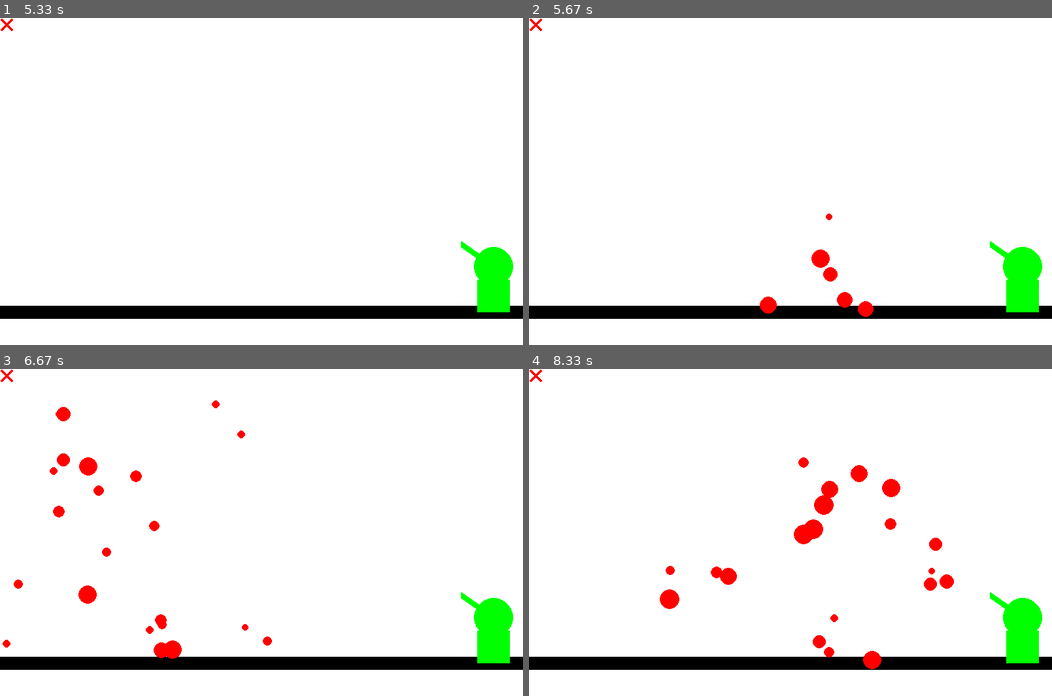
Above: before the commit, frames 1-4 (two rows, left to right).
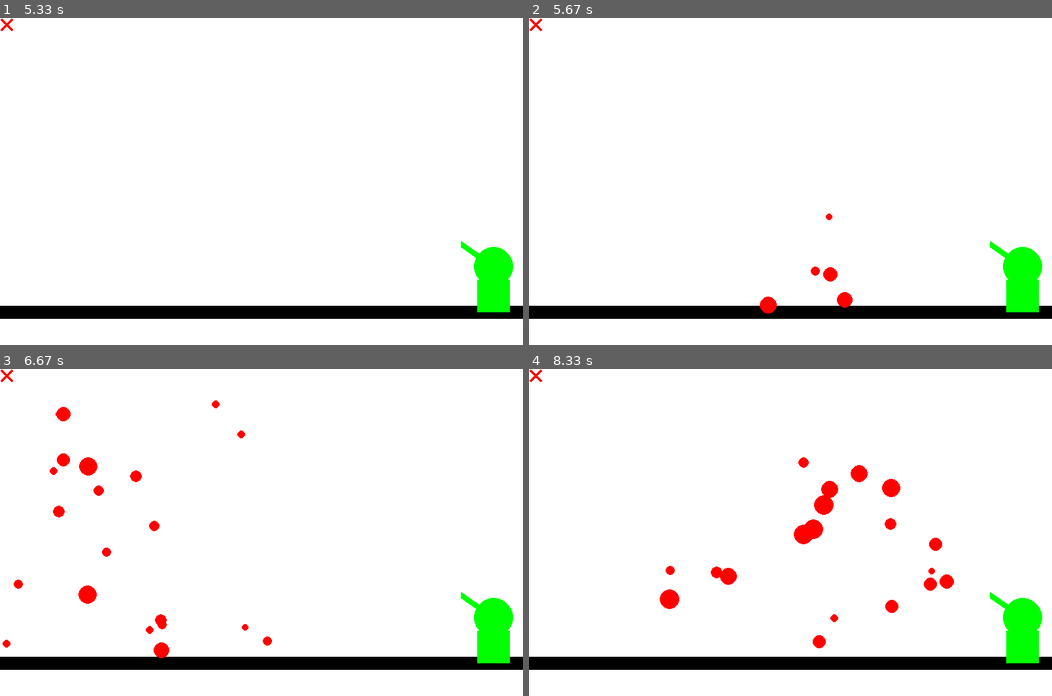
Above: after the commit, the same moments.

Repository: BapL49/projet-1---feu-d-artifices
Game: pygame game, started from main.py
The game is run twice, just before and just after one commit, with the same random seed, the same clock (stepped at 60 frames per second) and the same inputs.
Inputs (mouse positions are in pixels of both pictures, inside the frame that each line leads up to):
- Up to frame 1 (5.33 s): no input
- Up to frame 2 (5.67 s): press the mouse at (821, 273) at 5.37 s; move the mouse to (743, 184) at 5.47 s; release the mouse at (664, 96) at 5.6 s
- Up to frame 3 (6.67 s): click (162, 454) at 5.72 s; click (78, 646) at 6.05 s; click (88, 463) at 6.38 s
- Up to frame 4 (8.33 s): click (769, 421) at 6.72 s; click (863, 552) at 7.05 s; click (785, 588) at 7.38 s; click (905, 633) at 7.72 s; click (837, 503) at 8.05 s

Frame 1 is identical in both runs. In frame 2, 0.3% of the frame differs, in the area x 53-66%, y 70-92%; in frame 3, 0.1%; in frame 4, 0.3%.

Commit message:
ajout d'une variable limiteSol pour déterminer le haut du sol

Diff:
--- a/main.py
+++ b/main.py
@@ -47,6 +47,10 @@
     debut = time.time()
 
 
+    # position Y du sol
+    limiteSol = 440
+
+
     #Valeur du cercle de la tourelle
     circle_x = 755
     circle_y = 380
@@ -78,13 +82,14 @@
             if event.type == pygame.MOUSEBUTTONDOWN:
                 # si clique gauche de la souris
                 if event.button == 1:
-                    fireworkFunction(event.pos[1], event.pos[0])
+                    if pygame.mouse.get_pos()[1] < limiteSol:
+                        fireworkFunction(event.pos[1], event.pos[0])
 
 
 
         fenetre.fill(BLANC)
         #Dessin du sol et de la tourelle
-        sol = pygame.draw.rect(fenetre, NOIR, (0, 440, 800, 20))
+        sol = pygame.draw.rect(fenetre, NOIR, (0, limiteSol, 800, 20))
         tourelle_square = pygame.draw.rect(fenetre,VERT, (730, 400, 50, 50))
         tourrelle_circle = pygame.draw.circle(fenetre, VERT, (circle_x, circle_y), circle_radius )
         tourrelle_canon = pygame.draw.line(fenetre, VERT, (circle_x - 50, circle_y - 35), (circle_x, circle_y), 10)
@@ -98,7 +103,7 @@
             firework.move() # déplacer la division
 
             # supprime la divison si elle se trouve à 450 pixels ou plus du haut de la fenetre
-            if firework.positionY >= 450:
+            if firework.positionY >= limiteSol:
                 list_fireworks.remove(firework)
 
         pygame.display.flip()
